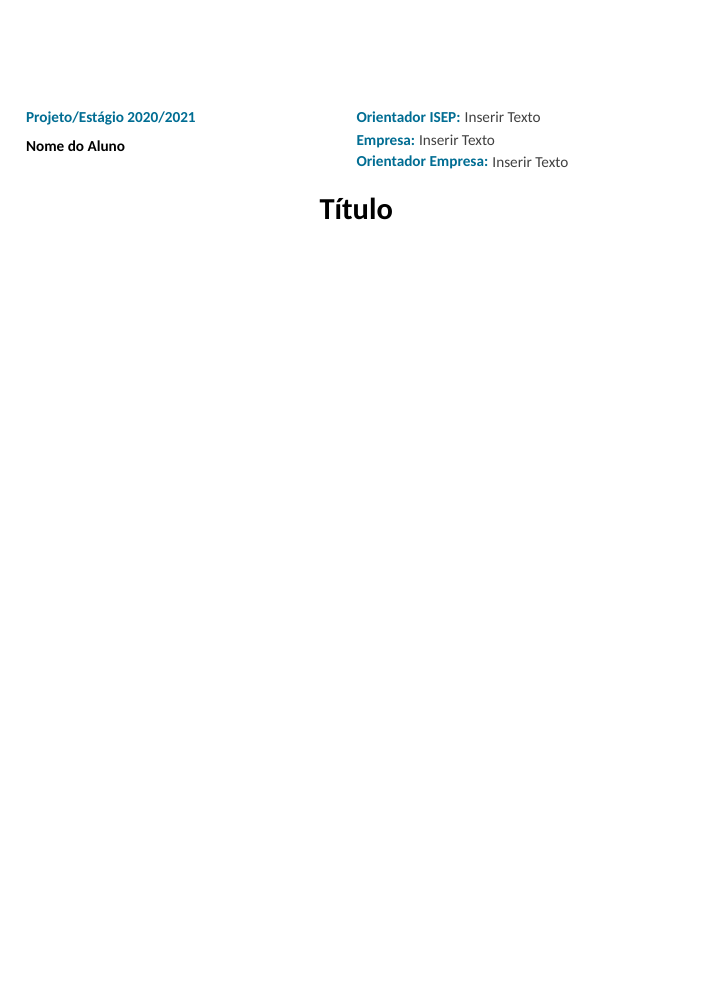
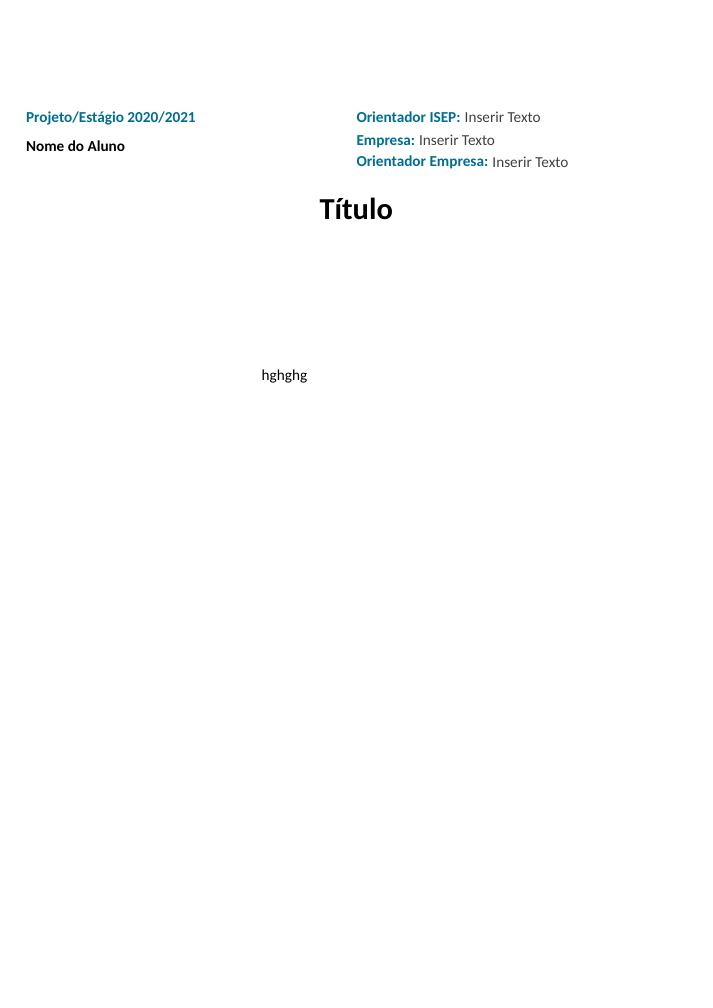
Before and after one commit to sergio1020881/PESTA2021, a slide deck: slide 1 of Poster/template/eeod_poster_LEEC.pptx. Drawn at 713x1008 pixels with LibreOffice and Linux fonts; fonts in the diff are those of the drawing; background and template pictures are left out. Boxes give left, top, right and bottom in pixels: in the first picture for what was removed or moved away, otherwise in the second. Text is boxed around its words. In the diff, an @@ line names an element or a change of style, - is before the commit and + after.

```diff
--- a/Poster/template/eeod_poster_LEEC.pptx
+++ b/Poster/template/eeod_poster_LEEC.pptx
@@ text added at (262, 369, 307, 383), 18 pt, text #000000 @@
+hghghg
```
Also in this commit, not shown: 7 other files.
